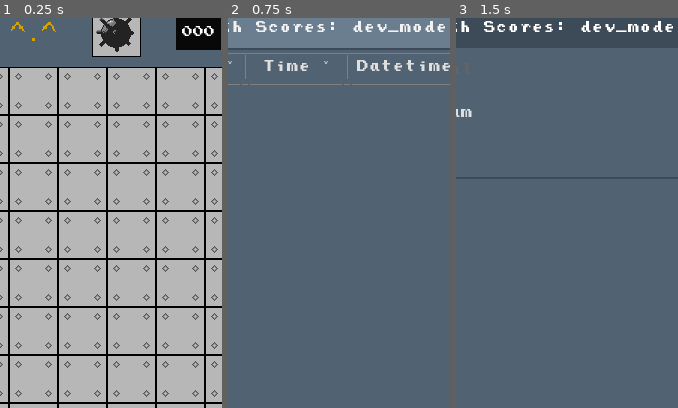
Above: before the commit, frames 1-3 (left to right).
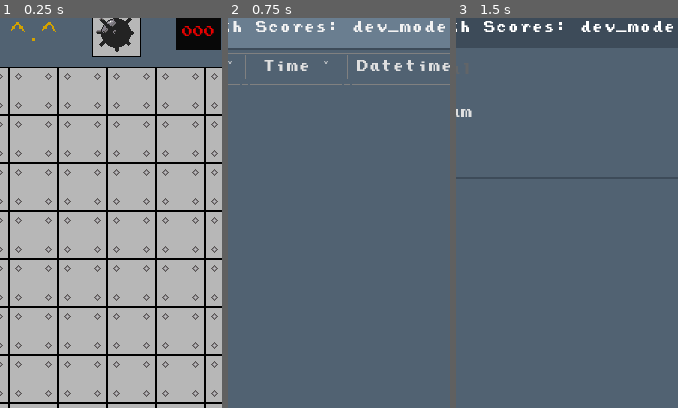
Above: after the commit, the same moments.

Repository: YAS-mobile-apps/YAS-minesweeper
Game: Godot game, scene res://scenes/main.tscn
The game is run twice, just before and just after one commit, with the same random seed, the same clock (stepped at 60 frames per second) and the same inputs.
Inputs (mouse positions are % of the whole screen's width and height, from its top left):
- Up to frame 1 (0.25 s): no input
- Up to frame 2 (0.75 s): click (31, 4) at 0.5 s
- Up to frame 3 (1.5 s): click "High Scores: dev_mode" at 1.25 s
The pictures show only the part of the screen within x 43-93%, y 2-52%; the shares and areas given below are measured in that part.

The runs differ from the first frame. In frame 1, 0.2% of the frame differs, in the area x 81-97%, y 2-5%; in frame 2, nothing differs; in frame 3, nothing differs.

Commit message:
Fixing mine and timer counts, and score bug fix

Diff:
--- a/assets/themes/default_theme/default_theme.tres
+++ b/assets/themes/default_theme/default_theme.tres
@@ -358,6 +358,8 @@
 MenuButton/styles/hover = SubResource("StyleBoxFlat_63byw")
 MenuButton/styles/normal = SubResource("StyleBoxFlat_gdkc8")
 MenuButton/styles/pressed = SubResource("StyleBoxFlat_bvqxq")
+MineCountLabel/base_type = &"Label"
+MineCountLabel/colors/font_color = Color(0.905506, 0, 0, 1)
 Panel/styles/panel = SubResource("StyleBoxFlat_yixl5")
 PanelContainer/styles/panel = SubResource("StyleBoxFlat_0ff4l")
 PopupDialog/styles/panel = SubResource("StyleBoxFlat_8k6tc")
@@ -369,6 +371,8 @@
 PopupMenu/font_sizes/font_size = 12
 PopupMenu/styles/hover = SubResource("StyleBoxFlat_18yt8")
 PopupMenu/styles/panel = SubResource("StyleBoxFlat_yg31s")
+TimerCountLabel/base_type = &"Label"
+TimerCountLabel/colors/font_color = Color(0.905882, 0, 0, 1)
 TooltipPanel/styles/panel = SubResource("StyleBoxFlat_ypgjl")
 VBoxContainer/constants/separation = 0
 Window/styles/embedded_border = SubResource("StyleBoxFlat_38v0v")
--- a/scenes/main.tscn
+++ b/scenes/main.tscn
@@ -135,7 +135,7 @@
 offset_bottom = 11.5
 grow_horizontal = 2
 grow_vertical = 2
-theme_override_colors/font_color = Color(0.670588, 0, 0, 1)
+theme_type_variation = &"MineCountLabel"
 text = "10"
 horizontal_alignment = 1
 vertical_alignment = 1
@@ -208,6 +208,7 @@
 offset_bottom = 11.5
 grow_horizontal = 2
 grow_vertical = 2
+theme_type_variation = &"TimerCountLabel"
 text = "000"
 horizontal_alignment = 1
 vertical_alignment = 1
--- a/scripts/GameStateView.gd
+++ b/scripts/GameStateView.gd
@@ -13,9 +13,9 @@
 
 signal timer_timeout(time_elapsed)
 
-var time_elapsed = 0
-var opened_menu = false
-var timer_menu = false
+var time_elapsed: int = 0
+var opened_menu: bool = false
+var timer_menu: bool = false
 
 
 func _ready():
@@ -40,9 +40,7 @@
 
 func on_game_won():
 	timer.stop()
-	var total_score = tileMap.board_3bv_score / max(time_elapsed, 1)
-	var current_score = max(total_score, tileMap.board_3bv_score)
-	sweeperUiTop.game_won(time_elapsed, current_score)
+	sweeperUiTop.game_won(time_elapsed, tileMap.board_3bv_score)
 
 
 func on_game_start():
--- a/scripts/SweeperUiTop.gd
+++ b/scripts/SweeperUiTop.gd
@@ -125,12 +125,6 @@
 
 
 func set_mine_count(mine_count: int):
-	var font_color = ThemeManager.get_metadata("mine_counter_font_color")
-	mineCountLabel.add_theme_color_override("font_color", font_color)
-
-	var font_size = ThemeManager.get_metadata("mine_counter_font_size")
-	mineCountLabel.add_theme_font_size_override("font_size", font_size)
-
 	var mine_count_string = str(mine_count)
 	if len(mine_count_string) < TEXT_PADDING_SIZE:
 		mine_count_string = mine_count_string.lpad(TEXT_PADDING_SIZE, "0")
@@ -138,12 +132,6 @@
 
 
 func set_timer_count(timer_count: int):
-	var font_color = ThemeManager.get_metadata("timer_font_color")
-	timerCountLabel.add_theme_color_override("font_color", font_color)
-
-	var font_size = ThemeManager.get_metadata("timer_font_size")
-	mineCountLabel.add_theme_font_size_override("font_size", font_size)
-
 	var time_string = str(timer_count)
 	if len(time_string) < 3:
 		time_string = time_string.lpad(3, "0")
